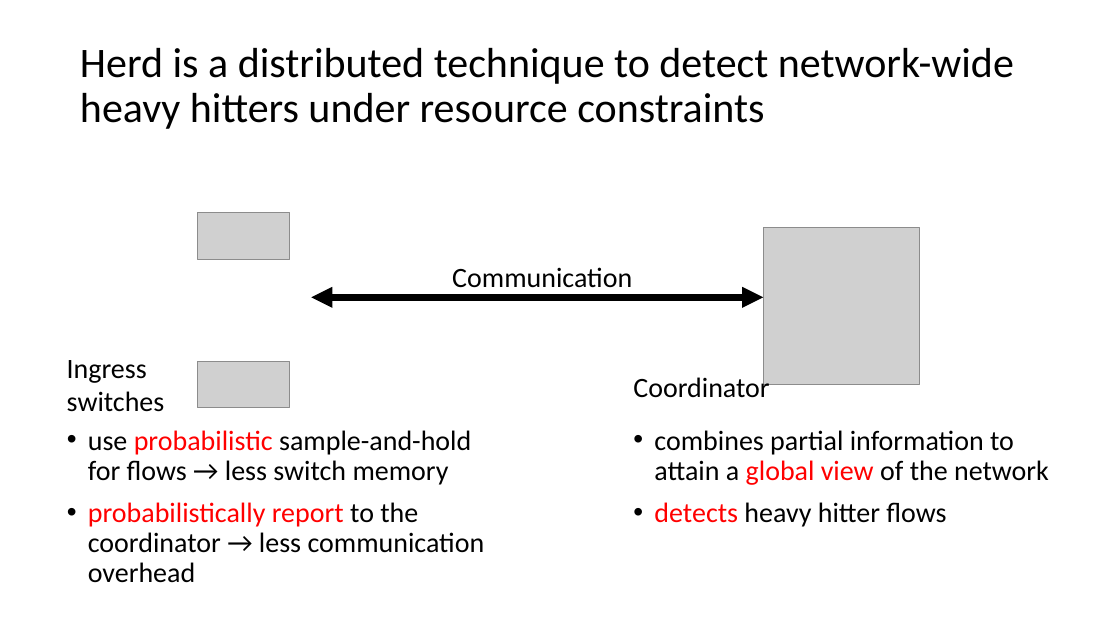
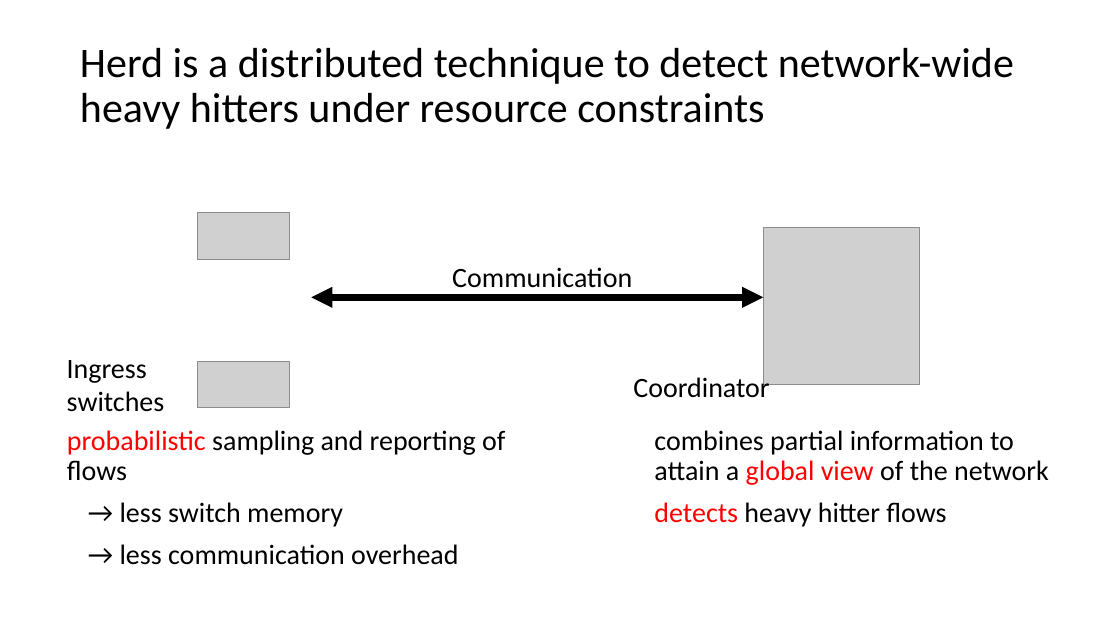
Before and after one commit to ymerkli/herding-elephants, a slide deck: slide 5 of presentation/herding_the_elephants_advnet.pptx. Drawn at 1120x630 pixels with LibreOffice and Linux fonts; fonts in the diff are those of the drawing; grey boxes stand for pictures. Boxes give left, top, right and bottom in pixels: in the first picture for what was removed or moved away, otherwise in the second. Text is boxed around its words. In the diff, an @@ line names an element or a change of style, - is before the commit and + after.

```diff
--- a/presentation/herding_the_elephants_advnet.pptx
+++ b/presentation/herding_the_elephants_advnet.pptx
@@ text at (67,430,505,565): text changed @@
-• use probabilistic sample-and-hold for flows → less switch memory
-• probabilistically report to the coordinator → less communication overhead
+probabilistic sampling and reporting of flows
+• → less switch memory
+• → less communication overhead
@@ text "combines partial information to attain ..." at (654,430,1049,527): bullet colour #000000 to #FFFFFF @@
```
Also in this commit, not shown: 5 other slides changed, 1 slide added, 2 slides removed.
